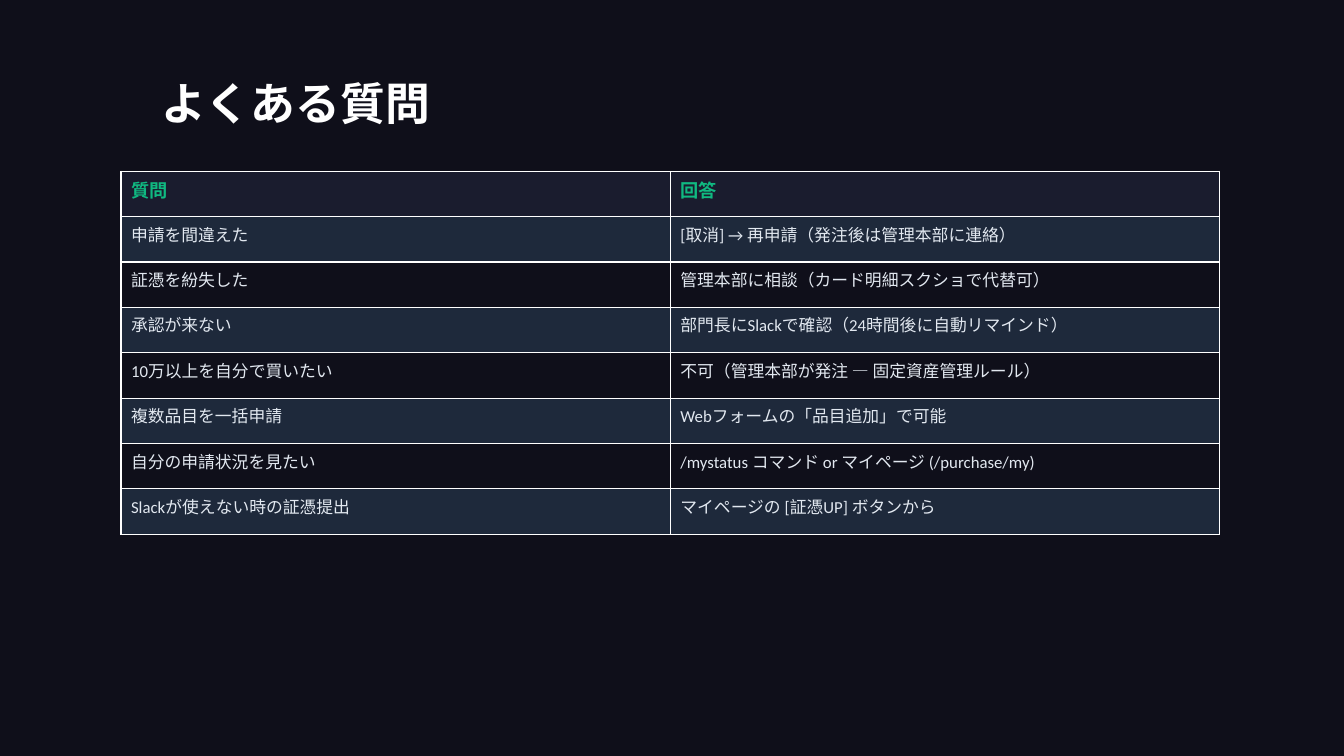
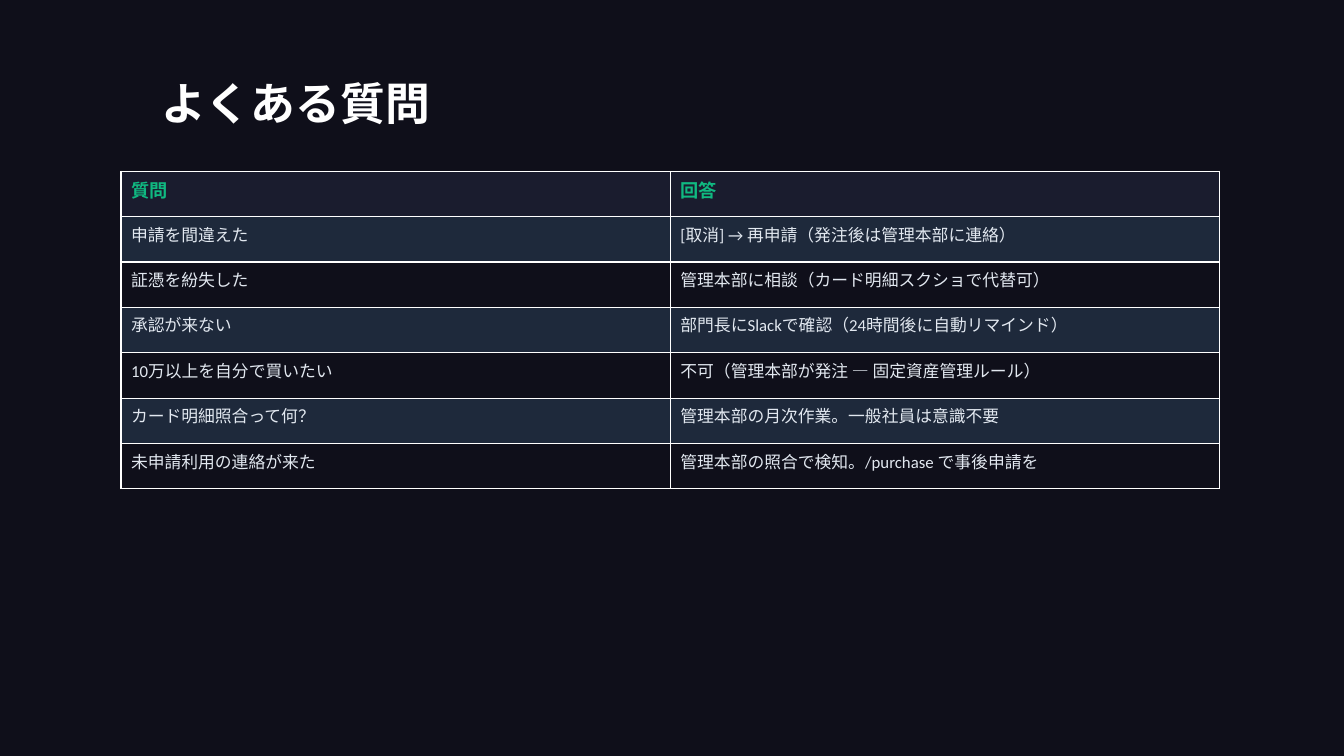
Before and after one commit to takeshiizawa123/next-procurement-poc, a slide deck: slide 35 of docs/user-manual.pptx (slide 30 before the commit). Drawn at 1344x756 pixels with LibreOffice and Linux fonts; fonts in the diff are those of the drawing. Boxes give left, top, right and bottom in pixels: in the first picture for what was removed or moved away, otherwise in the second. Text is boxed around its words. In the diff, an @@ line names an element or a change of style, - is before the commit and + after.

```diff
--- a/docs/user-manual.pptx
+++ b/docs/user-manual.pptx
@@ table at [121, 171, 1220, 489] @@
-row 6: 複数品目を一括申請 | Webフォームの「品目追加」で可能
-row 7: 自分の申請状況を見たい | /mystatus コマンド or マイページ (/purchase/my)
-row 8: Slackが使えない時の証憑提出 | マイページの [証憑UP] ボタンから
+row 6: カード明細照合って何？ | 管理本部の月次作業。一般社員は意識不要
+row 7: 未申請利用の連絡が来た | 管理本部の照合で検知。/purchase で事後申請を
```
Also in this commit, not shown: 3 other slides changed, 5 slides added, 3 other files.
